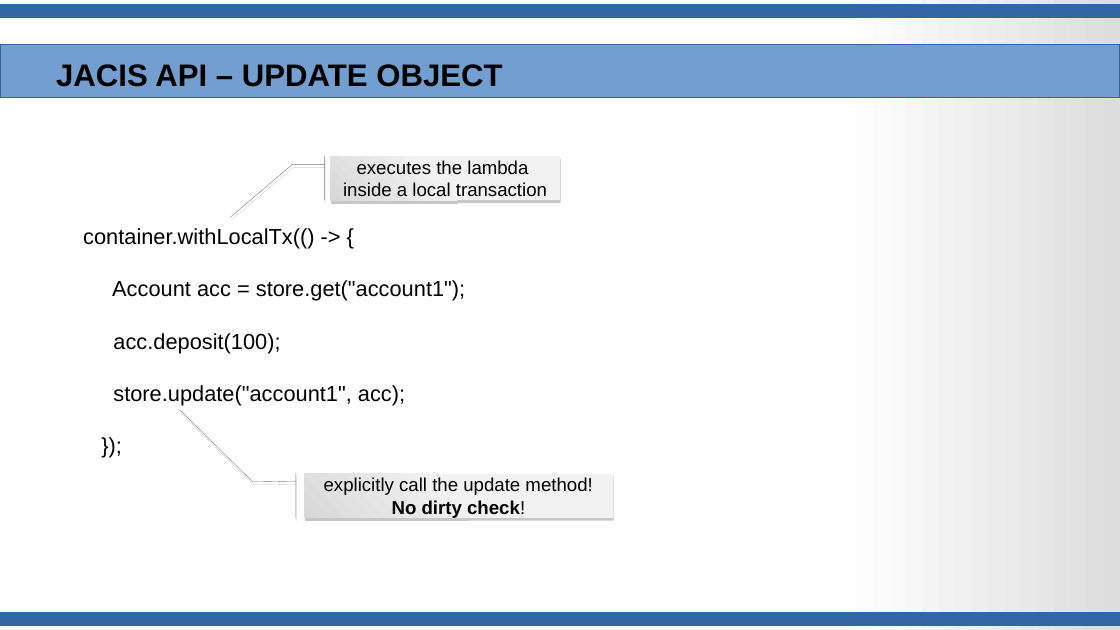
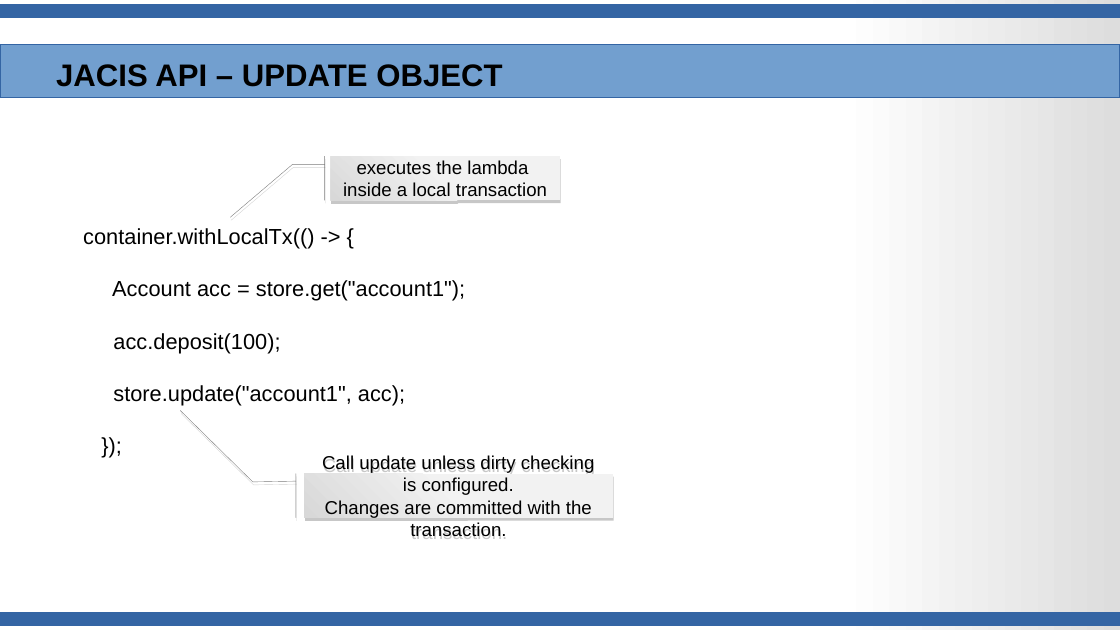
Before and after one commit to JanWiemer/jacis, a slide deck: slide 38 of doc/JACIS-Presentation.odp. Drawn at 1120x630 pixels with LibreOffice and Linux fonts; fonts in the diff are those of the drawing. Boxes give left, top, right and bottom in pixels: in the first picture for what was removed or moved away, otherwise in the second. Text is boxed around its words. In the diff, an @@ line names an element or a change of style, - is before the commit and + after.

```diff
--- a/doc/JACIS-Presentation.odp
+++ b/doc/JACIS-Presentation.odp
@@ text in accent callout at <box>322,455,595,539</box>: text changed @@
-explicitly call the update method!
-No dirty check!
+Call update unless dirty checking is configured.
+Changes are committed with the transaction.
```
Also in this commit, not shown: 20 other slides changed, 1 other file.
